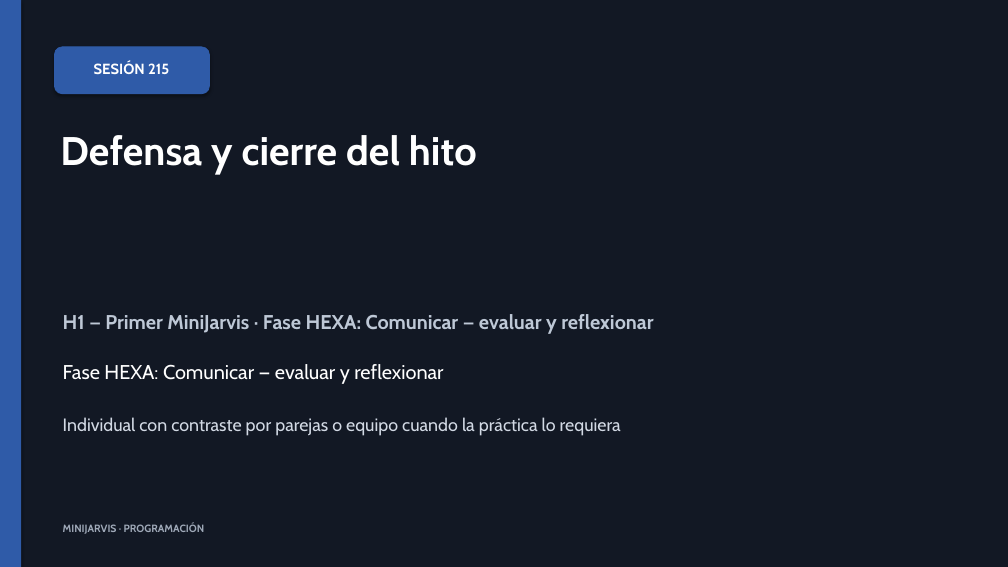
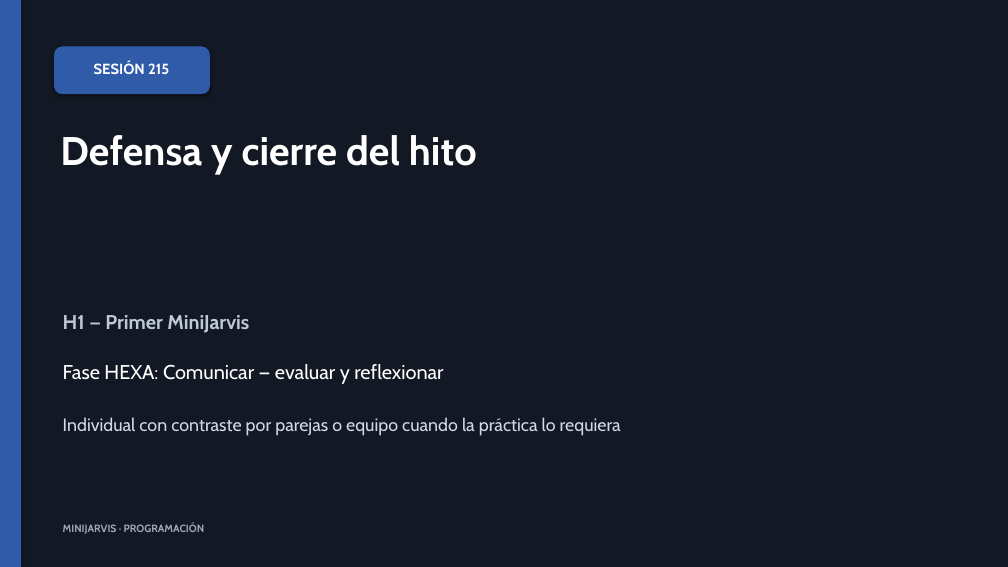
Before and after one commit to llombardero/curso-26-27, a slide deck: slide 1 of 02-PROFESORADO/03-PRESENTACIONES/POR-SESION/h1/S215-defensa-y-cierre-h1-presentacion.pptx. Drawn at 1008x567 pixels with LibreOffice and Linux fonts; fonts in the diff are those of the drawing. Boxes give left, top, right and bottom in pixels: in the first picture for what was removed or moved away, otherwise in the second. Text is boxed around its words. In the diff, an @@ line names an element or a change of style, - is before the commit and + after.

```diff
--- a/02-PROFESORADO/03-PRESENTACIONES/POR-SESION/h1/S215-defensa-y-cierre-h1-presentacion.pptx
+++ b/02-PROFESORADO/03-PRESENTACIONES/POR-SESION/h1/S215-defensa-y-cierre-h1-presentacion.pptx
@@ text at [63, 315, 249, 333]: text changed @@
-H1 — Primer MiniJarvis · Fase HEXA: Comunicar — evaluar y reflexionar
+H1 — Primer MiniJarvis
```
Also in this commit, not shown: 3 other slides changed, 6 slides added, 5 slides removed, 41 other files.
